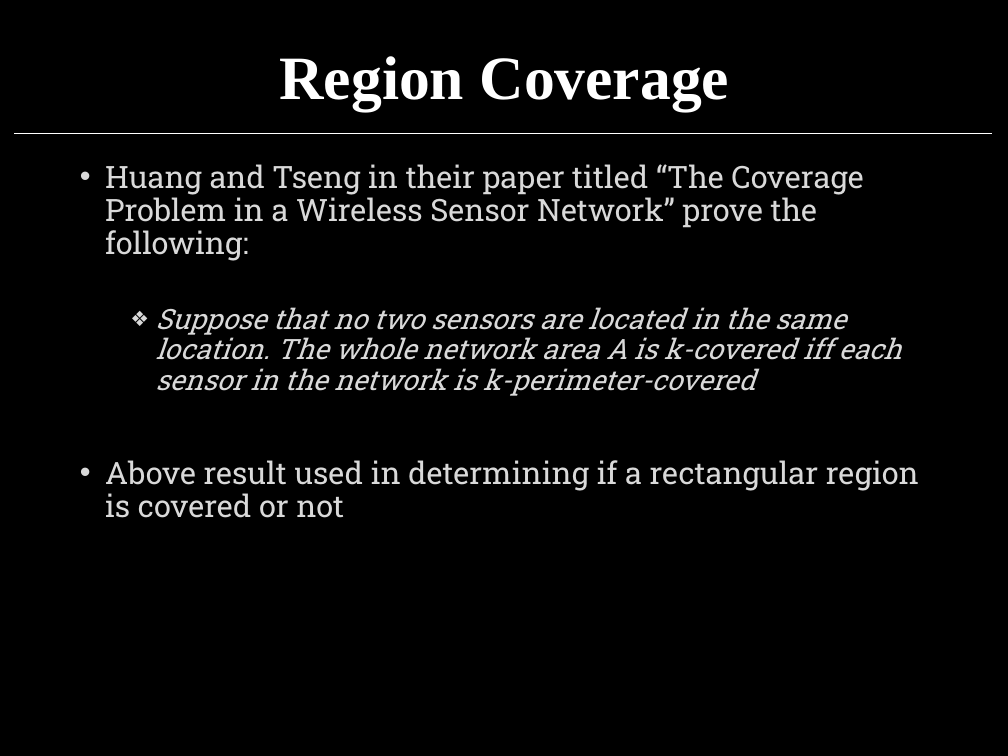
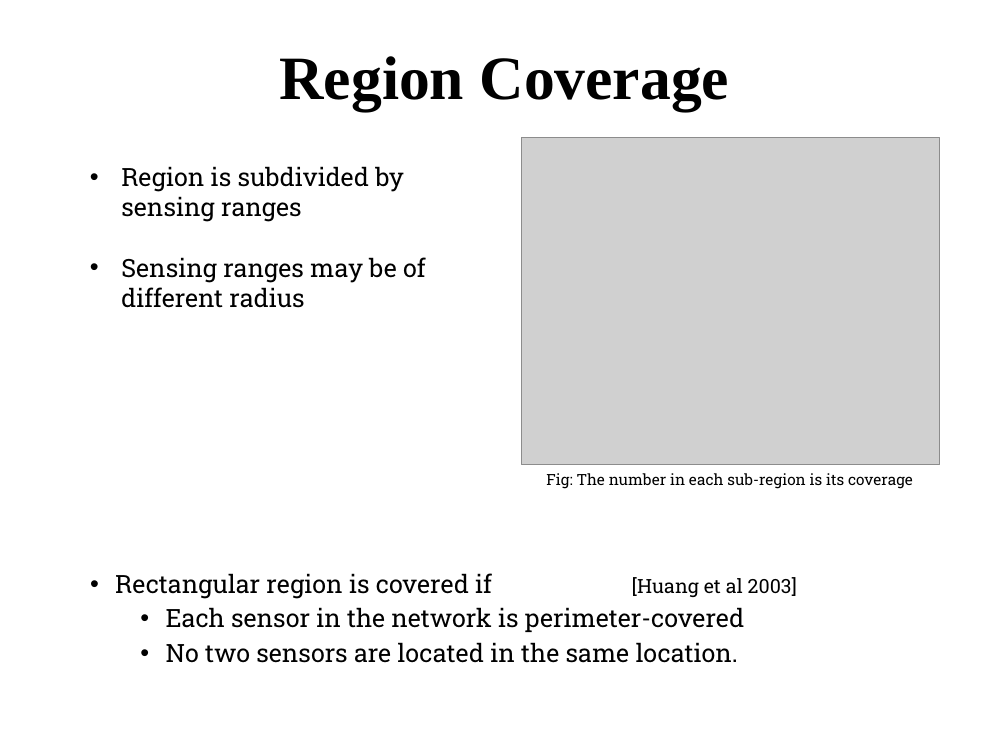
Before and after one commit to j4yd33p/MTP, a slide deck: slide 21 of MTP/Thesis/JBR_PPT.pptx (slide 18 before the commit). Drawn at 1008x756 pixels with LibreOffice and Linux fonts; fonts in the diff are those of the drawing; grey boxes stand for pictures. Boxes give left, top, right and bottom in pixels: in the first picture for what was removed or moved away, otherwise in the second. Text is boxed around its words. In the diff, an @@ line names an element or a change of style, - is before the commit and + after.

```diff
--- a/MTP/Thesis/JBR_PPT.pptx
+++ b/MTP/Thesis/JBR_PPT.pptx
@@ background #000000 to #FFFFFF @@
@@ title "Region Coverage" at (279,56,730,111): text colour #FFFFFF to #000000 @@
@@ line removed from (14, 133) to (992, 133) @@
@@ picture added at (521,137,939,465) @@
@@ text added at (121,166,426,308), 18 pt, text #000000 @@
+• Region is subdivided by sensing ranges
+• Sensing ranges may be of different radius
@@ text added at (546,473,913,489), 11 pt, text #000000 @@
+Fig: The number in each sub-region is its coverage
@@ text at (115,573,797,663): text changed; size 22 to 18 pt; text colour #D9D9D9 to #000000 @@
-• Huang and Tseng in their paper titled “The Coverage Problem in a Wireless Sensor Network” prove the following:
-  ❖ Suppose that no two sensors are located in the same location. The whole network area A is k-covered iff each sensor in the network is k-perimeter-covered
-• Above result used in determining if a rectangular region is covered or not
+• Rectangular region is covered if [Huang et al 2003]
+  • Each sensor in the network is perimeter-covered
+  • No two sensors are located in the same location.
```
Also in this commit, not shown: 10 other slides changed, 15 slides added, 8 slides removed, 6 other files.
